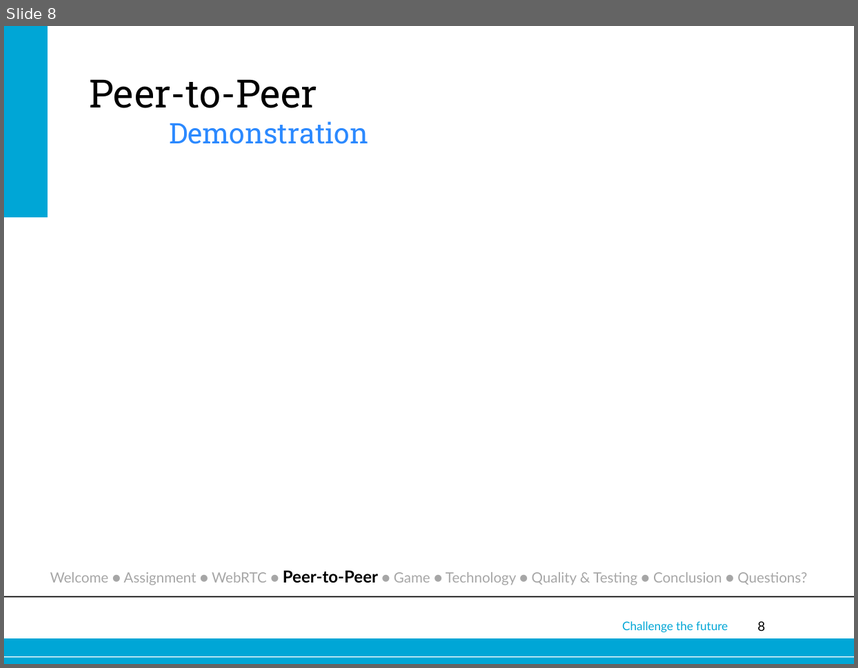
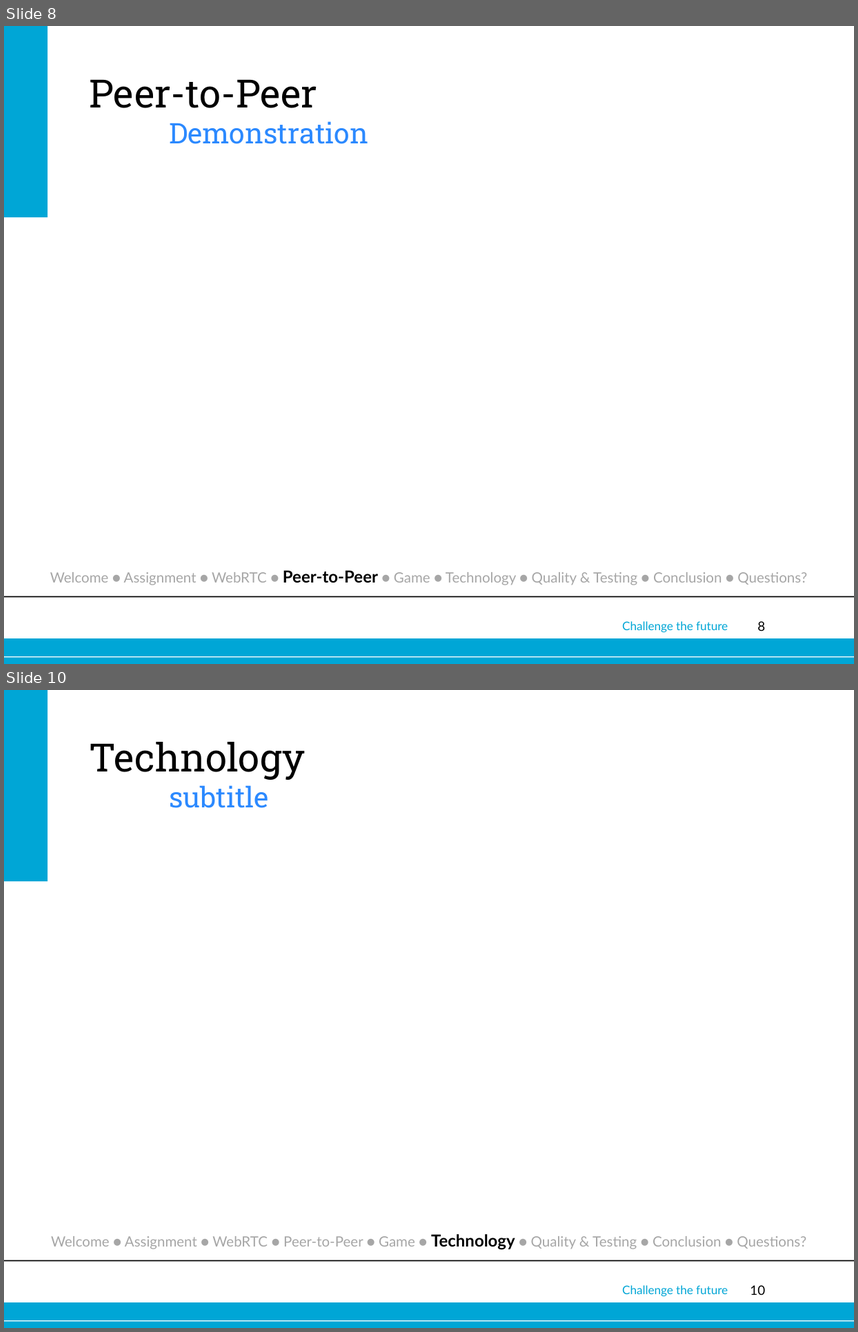
Before and after one commit to joostverdoorn/webrtc, a slide deck: documents/Eindpresentatie/webrtc.pptx. Shown one above the other, each under a label of ours: slide 8 before the commit, slides 8 and 10 after it; the slides between them are not shown. The pictures are 858x668 and 858x1332 pixels, drawn with LibreOffice and Linux fonts; fonts in the diff are those of the drawing; background and template pictures are left out. Boxes give left, top, right and bottom in pixels: in the first picture for what was removed or moved away, otherwise in the second. Text is boxed around its words. In the diff, an @@ line names an element or a change of style, - is before the commit and + after.

Commit message:
presentation update

```diff
--- a/documents/Eindpresentatie/webrtc.pptx
+++ b/documents/Eindpresentatie/webrtc.pptx
@@ slide 10 added at <box>4,690,854,1328</box>, background #FFFFFF; not listed: 6 template elements that a slide beside it also shows @@
@@ title added at <box>90,742,306,808</box>, 33 pt, text #000000 @@
+Technology
+subtitle
@@ text added at <box>51,1234,806,1250</box>, 12 pt, text #A6A6A6 @@
+Welcome ● Assignment ● WebRTC ● Peer-to-Peer ● Game ● Technology ● Quality & Testing ● Conclusion ● Questions?
```
Also in this commit, not shown: 4 other slides added, 2 other files.
